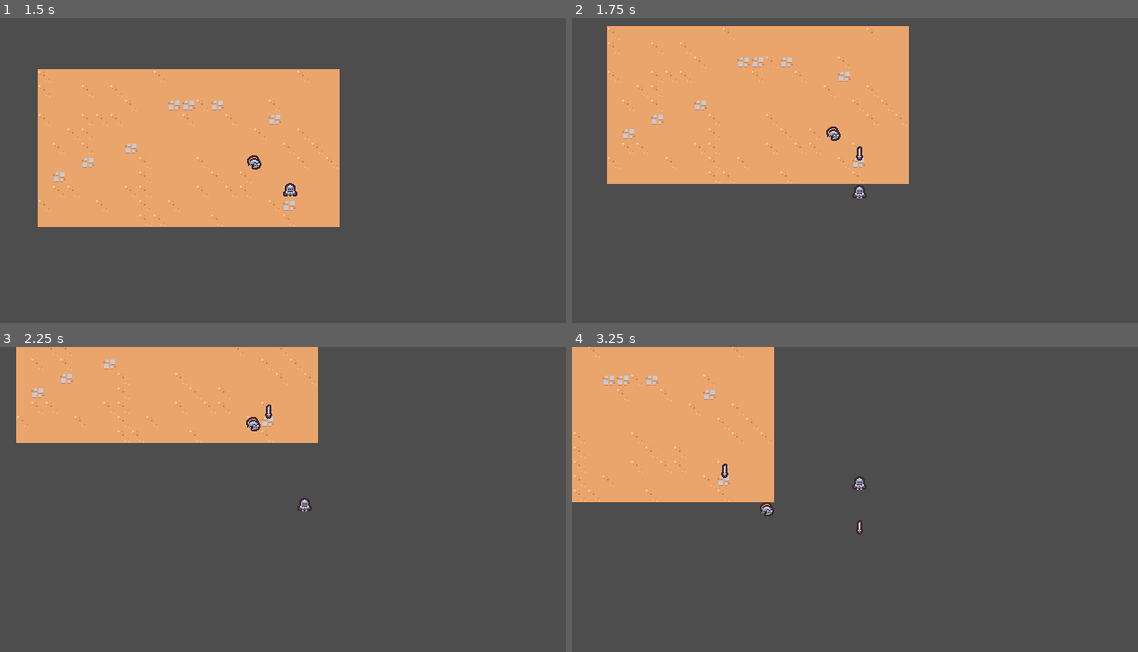
Above: before the commit, frames 1-4 (two rows, left to right).
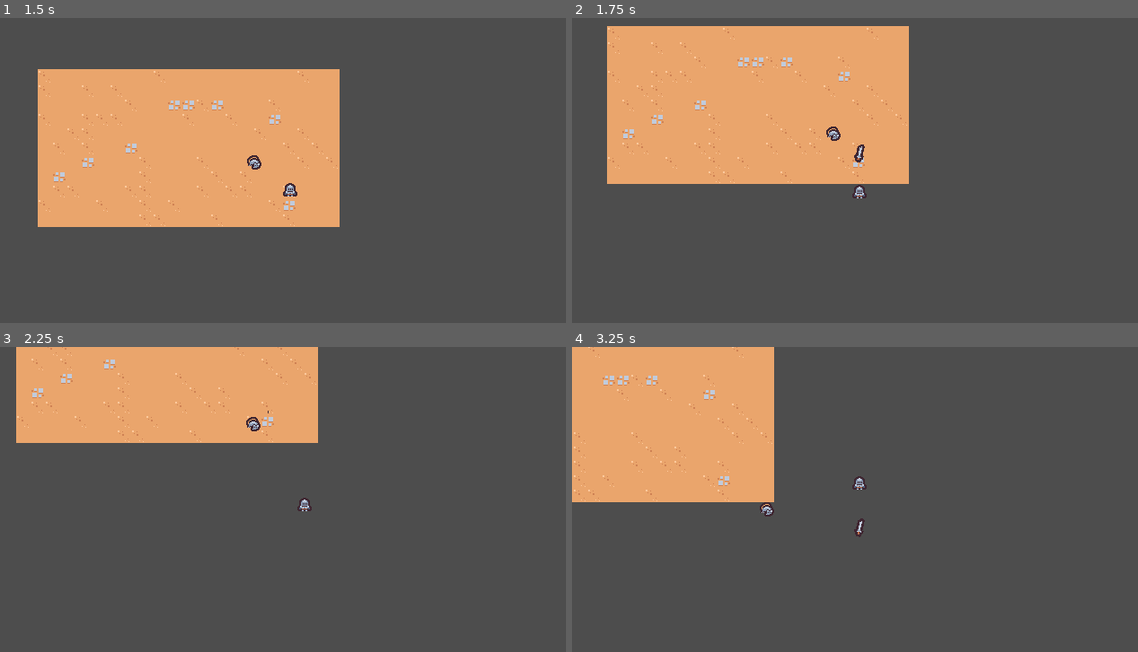
Above: after the commit, the same moments.

Repository: malefooo/godot-study
Game: Godot game, scene res://scenes/main/main.tscn
Same seed, same stepped clock (60 frames per second), same inputs: the game is played once before the commit and once after it.
Inputs:
- Up to frame 1 (1.5 s): hold D (move_right) 0.53-1.28 s; hold S (move_down) from 1.28 s (still down)
- Up to frame 2 (1.75 s): keep holding S (move_down)
- Up to frame 3 (2.25 s): release S (move_down) at 2.03 s; hold D (move_right) from 2.03 s (still down)
- Up to frame 4 (3.25 s): release D (move_right) at 2.78 s; hold W (move_up) from 2.78 s (still down)

Frame 1 is identical in both runs. In frame 2, less than 0.1% of the frame differs, in the area x 49-52%, y 41-48%; in frame 3, less than 0.1%; in frame 4, less than 0.1%, in the area x 26-52%, y 38-63%.

Commit message:
第九节课

Diff:
--- a/scenes/ability/sword_ability/sword_ability.tscn
+++ b/scenes/ability/sword_ability/sword_ability.tscn
@@ -1,8 +1,90 @@
-[gd_scene load_steps=2 format=3 uid="uid://bij853pkgpilh"]
+[gd_scene load_steps=5 format=3 uid="uid://bij853pkgpilh"]
 
 [ext_resource type="Texture2D" uid="uid://byeja84ad23o5" path="res://scenes/ability/sword_ability/sword.png" id="1_rj03v"]
 
+[sub_resource type="Animation" id="Animation_nokuu"]
+resource_name = "swing"
+length = 0.75
+step = 0.05
+tracks/0/type = "value"
+tracks/0/imported = false
+tracks/0/enabled = true
+tracks/0/path = NodePath("Sprite2D:rotation")
+tracks/0/interp = 2
+tracks/0/loop_wrap = true
+tracks/0/keys = {
+"times": PackedFloat32Array(0, 0.2, 0.4, 0.75),
+"transitions": PackedFloat32Array(1, 1, 1.8025, 1),
+"update": 0,
+"values": [0.0, -0.174533, 3.14159, 0.0]
+}
+tracks/1/type = "value"
+tracks/1/imported = false
+tracks/1/enabled = true
+tracks/1/path = NodePath("Sprite2D:scale")
+tracks/1/interp = 2
+tracks/1/loop_wrap = true
+tracks/1/keys = {
+"times": PackedFloat32Array(0, 0.1, 0.2, 0.3, 0.5, 0.75),
+"transitions": PackedFloat32Array(1, 1, 1, 1, 5.46416, 1),
+"update": 0,
+"values": [Vector2(0, 0), Vector2(1.25, 1.25), Vector2(1, 1), Vector2(2, 2), Vector2(1, 1), Vector2(0, 0)]
+}
+tracks/2/type = "method"
+tracks/2/imported = false
+tracks/2/enabled = true
+tracks/2/path = NodePath(".")
+tracks/2/interp = 1
+tracks/2/loop_wrap = true
+tracks/2/keys = {
+"times": PackedFloat32Array(0.75),
+"transitions": PackedFloat32Array(1),
+"values": [{
+"args": [],
+"method": &"queue_free"
+}]
+}
+
+[sub_resource type="Animation" id="Animation_1gwmm"]
+length = 0.001
+tracks/0/type = "value"
+tracks/0/imported = false
+tracks/0/enabled = true
+tracks/0/path = NodePath("Sprite2D:rotation")
+tracks/0/interp = 1
+tracks/0/loop_wrap = true
+tracks/0/keys = {
+"times": PackedFloat32Array(0),
+"transitions": PackedFloat32Array(1),
+"update": 0,
+"values": [-0.00407759]
+}
+tracks/1/type = "value"
+tracks/1/imported = false
+tracks/1/enabled = true
+tracks/1/path = NodePath("Sprite2D:scale")
+tracks/1/interp = 1
+tracks/1/loop_wrap = true
+tracks/1/keys = {
+"times": PackedFloat32Array(0),
+"transitions": PackedFloat32Array(1),
+"update": 0,
+"values": [Vector2(1, 1)]
+}
+
+[sub_resource type="AnimationLibrary" id="AnimationLibrary_7vvnd"]
+_data = {
+"RESET": SubResource("Animation_1gwmm"),
+"swing": SubResource("Animation_nokuu")
+}
+
 [node name="SwordAbility" type="Node2D"]
+
+[node name="AnimationPlayer" type="AnimationPlayer" parent="."]
+libraries = {
+"": SubResource("AnimationLibrary_7vvnd")
+}
+autoplay = "swing"
 
 [node name="Sprite2D" type="Sprite2D" parent="."]
 position = Vector2(0, -4)
Not shown, changed: .gitignore
